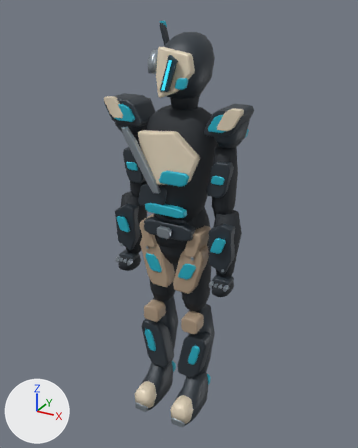
The Blender file unity-vfx-preview/Art/Prizrak.blend as it was, and as the next commit left it.
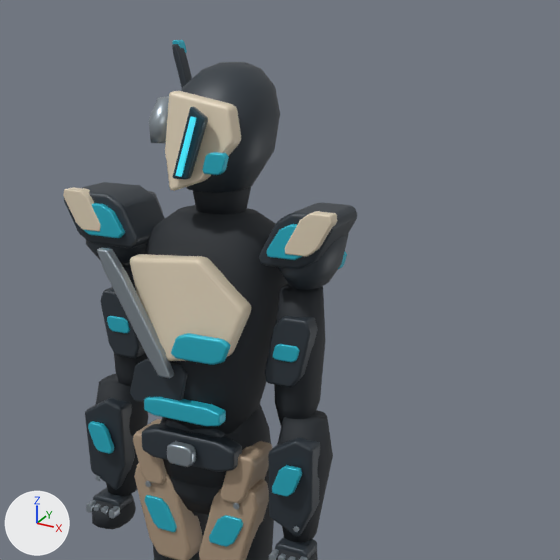
Old and new are each drawn whole from a camera (50 mm lens) standing at (0.944, -1.724, 1.796) and looking at (-0.021, 0.032, 0.918) and again close up on the part from 20% to 100% of the width and 0% to 64% of the height. The axes (+X, +Y, +Z) are drawn at lower left. The lights are the same throughout. The last two pictures show the newer version.

Objects in the first close-up: 'Antenna terminal', 'Bicep undersuit.001', 'Bullnose ceramic mask', 'Diagonal armature harness', 'Forearm outer armor', 'Forearm outer armor.001', 'Long thigh facet', 'Long thigh facet.001', 'Narrow graphite cap', 'One-sided shade shoulder', 'Phase slit', 'Pressure garment', 'Right filter grill', 'Single canted ceramic chest mask', 'Slanted apertured mask', 'Split antenna', 'Swept receiver', 'Waist load-bearing belt' and 40 more.
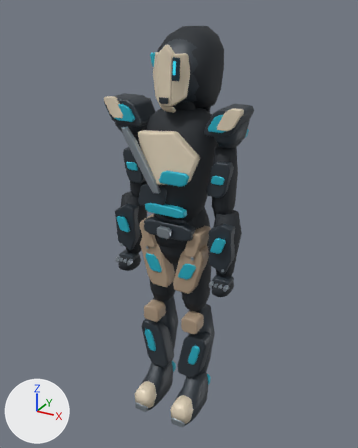
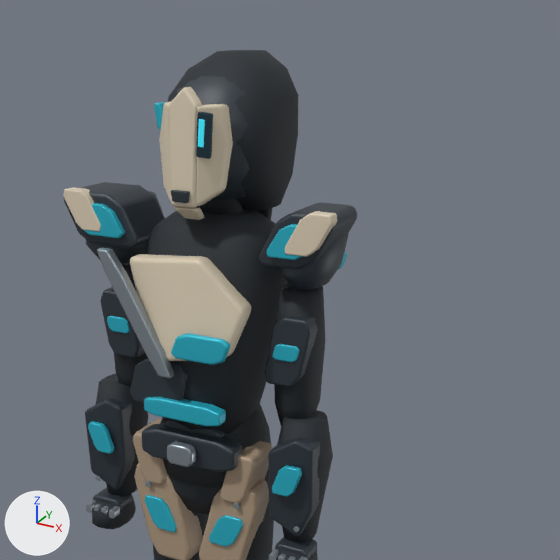
Boxes (x1, y1, x2, y2) around the edits, measured in the close-ups (560 x 560 px):
'Fabric hood', added (black)
    after: (168, 50, 298, 210)
'Narrow graphite cap', reshaped
    before: (181, 62, 280, 192)
    after: (177, 76, 249, 200)
'Bullnose ceramic mask', deleted
    before: (165, 91, 241, 191)
'Blade centre facet', added (beige)
    after: (169, 87, 202, 208)
'Blade keel facet.001', added (beige)
    after: (196, 104, 233, 206)
'Slanted apertured mask', deleted (dark blue)
    before: (173, 106, 208, 179)
'Blade keel facet', added
    after: (159, 102, 171, 202)
'Swept receiver', deleted
    before: (149, 96, 169, 143)
'Vertical optic', added (dark blue)
    after: (196, 112, 213, 159)
'Right filter grill', deleted (cyan)
    before: (202, 152, 229, 175)
'Split antenna', deleted
    before: (172, 44, 192, 88)
'Phase slit', deleted (cyan)
    before: (176, 116, 196, 177)
'Blade chin facet', added
    after: (173, 206, 204, 220)
'Respirator ridge', added
    after: (171, 190, 190, 203)
'Faction tab', added
    after: (154, 102, 166, 130)
'Optic core', added
    after: (198, 119, 205, 147)
'Hood tail', added (mostly hidden)
    after: (256, 208, 273, 220)
'Antenna terminal', deleted
    before: (172, 40, 187, 53)

What changed in the scene script:
```text
Change me_narrow_graphite_cap:
    used by ob_narrow_graphite_cap; parent = ob_helmet; location = (0.0, 0.0, 0.0)
    remove me_narrow_graphite_cap.from_pydata(...)  # 132 vertices, 112 faces; spans x -0.097..0.097, y -0.082..0.151, z -0.106..0.124
    add me_narrow_graphite_cap.from_pydata(...)  # 144 vertices, 122 faces; spans x -0.106..0.106, y -0.086..0.158, z -0.118..0.128
    me_narrow_graphite_cap part 1: the whole mesh is rebuilt
Remove ob_bullnose_ceramic_mask:
    ob_bullnose_ceramic_mask = bpy.data.objects.new('Bullnose ceramic mask', me_bullnose_ceramic_mask)
Remove ob_slanted_apertured_mask:
    ob_slanted_apertured_mask = bpy.data.objects.new('Slanted apertured mask', me_slanted_apertured_mask)
Remove ob_phase_slit:
    ob_phase_slit = bpy.data.objects.new('Phase slit', me_phase_slit)
Remove ob_swept_receiver:
    ob_swept_receiver = bpy.data.objects.new('Swept receiver', me_swept_receiver)
Remove ob_split_antenna:
    ob_split_antenna = bpy.data.objects.new('Split antenna', me_split_antenna)
Remove ob_antenna_terminal:
    ob_antenna_terminal = bpy.data.objects.new('Antenna terminal', me_antenna_terminal)
Remove ob_right_filter_grill:
    ob_right_filter_grill = bpy.data.objects.new('Right filter grill', me_right_filter_grill)
Add ob_faction_tab:
    ob_faction_tab = bpy.data.objects.new('Faction tab', me_faction_tab)  # 80 vertices, 74 faces; spans x -0.0993..-0.0728, y -0.074..-0.044, z 0.005..0.055; in mat_faction (cyan #29b6cd)
    ob_faction_tab.parent = ob_helmet
    ob_faction_tab.location = (0.0, 0.0, 0.0)
Add ob_respirator_ridge:
    ob_respirator_ridge = bpy.data.objects.new('Respirator ridge', me_respirator_ridge)  # 56 vertices, 54 faces; spans x -0.0195..0.0195, y -0.1497..-0.1383, z -0.114..-0.092; in mat_graphite (greyish blue #303840)
    ob_respirator_ridge.parent = ob_helmet
    ob_respirator_ridge.location = (0.0, 0.0, 0.0)
Add ob_optic_core:
    ob_optic_core = bpy.data.objects.new('Optic core', me_optic_core)  # 56 vertices, 54 faces; spans x 0.038..0.047, y -0.1445..-0.1335, z -0.0118..0.0378; in mat_signal (cyan #3fddf2, glowing cyan #3fddf2)
    ob_optic_core.parent = ob_helmet
    ob_optic_core.location = (0.0, 0.0, 0.0)
Add ob_vertical_optic:
    ob_vertical_optic = bpy.data.objects.new('Vertical optic', me_vertical_optic)  # 56 vertices, 54 faces; spans x 0.0321..0.0539, y -0.1407..-0.1133, z -0.0334..0.0494; in mat_visor (dark blue #294551)
    ob_vertical_optic.parent = ob_helmet
    ob_vertical_optic.location = (0.0, 0.0, 0.0)
Add ob_blade_chin_facet:
    ob_blade_chin_facet = bpy.data.objects.new('Blade chin facet', me_blade_chin_facet)  # 56 vertices, 54 faces; spans x -0.026..0.026, y -0.1348..-0.0772, z -0.154..-0.126; in mat_ceramic (beige #e1d3ba)
    ob_blade_chin_facet.parent = ob_helmet
    ob_blade_chin_facet.location = (0.0, 0.0, 0.0)
Add ob_blade_keel_facet_001:
    ob_blade_keel_facet_001 = bpy.data.objects.new('Blade keel facet.001', me_blade_keel_facet_001)  # 62 vertices, 59 faces; spans x 0.026..0.074, y -0.133..-0.07, z -0.121..0.06; in mat_ceramic (beige #e1d3ba)
    ob_blade_keel_facet_001.parent = ob_helmet
    ob_blade_keel_facet_001.location = (0.0, 0.0, 0.0)
Add ob_blade_keel_facet:
    ob_blade_keel_facet = bpy.data.objects.new('Blade keel facet', me_blade_keel_facet)  # 62 vertices, 59 faces; spans x -0.074..-0.026, y -0.133..-0.07, z -0.121..0.06; in mat_ceramic (beige #e1d3ba)
    ob_blade_keel_facet.parent = ob_helmet
    ob_blade_keel_facet.location = (0.0, 0.0, 0.0)
Add ob_blade_centre_facet:
    ob_blade_centre_facet = bpy.data.objects.new('Blade centre facet', me_blade_centre_facet)  # 70 vertices, 67 faces; spans x -0.03..0.03, y -0.14..-0.1, z -0.124..0.089; in mat_ceramic (beige #e1d3ba)
    ob_blade_centre_facet.parent = ob_helmet
    ob_blade_centre_facet.location = (0.0, 0.0, 0.0)
Add ob_hood_tail:
    ob_hood_tail = bpy.data.objects.new('Hood tail', me_hood_tail)  # 56 vertices, 54 faces; spans x -0.071..0.071, y 0.132..0.162, z -0.215..-0.02; in mat_fabric (black #21272d)
    ob_hood_tail.parent = ob_helmet
    ob_hood_tail.location = (0.0, 0.0, 0.0)
Add ob_fabric_hood:
    ob_fabric_hood = bpy.data.objects.new('Fabric hood', me_fabric_hood)  # 144 vertices, 122 faces; spans x -0.126..0.126, y -0.072..0.194, z -0.15..0.144; in mat_fabric (black #21272d)
    ob_fabric_hood.parent = ob_helmet
    ob_fabric_hood.location = (0.0, 0.0, 0.0)
```
